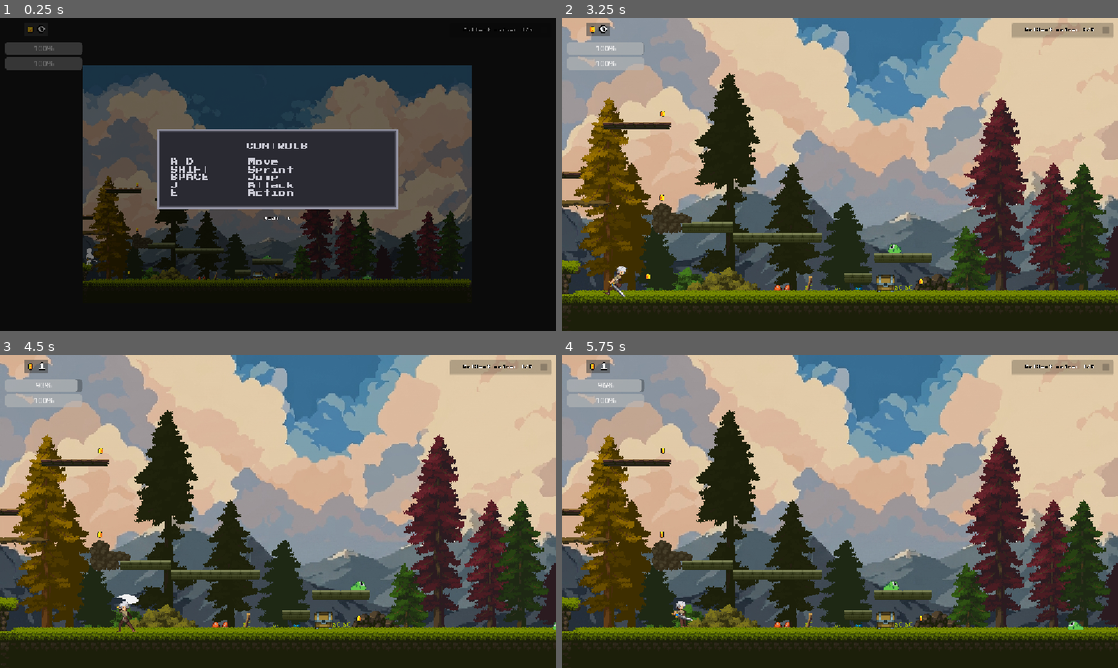
Above: before the commit, frames 1-4 (two rows, left to right).
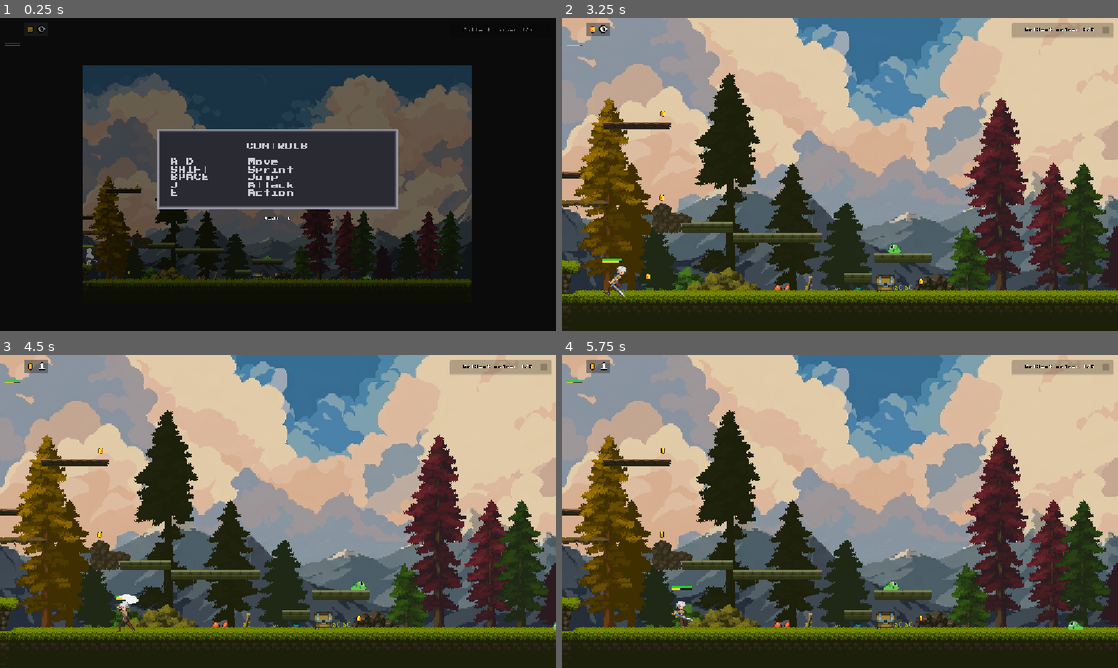
Above: after the commit, the same moments.

Repository: FoxerBN/samurai-revenge
Game: Godot game, scene res://scenes/levels/level_1.tscn
Two runs of this game, one before a commit and one after it. Both use one fixed random seed, a clock stepped at 60 frames per second and the inputs below. Sound files missing from this copy of the repository are replaced by a short silence.
Inputs:
- Up to frame 1 (0.25 s): no input
- Up to frame 2 (3.25 s): click "NEXT ▶" at 0.5 s; click "NEXT ▶" at 1.25 s; click "START" at 2 s; tap Enter (ui_accept) at 2.75 s; hold D (move_right) from 2.78 s (still down); hold Shift (sprint) from 2.78 s (still down); tap J (attack) at 2.85 s; tap Space (jump) at 3.02 s
- Up to frame 3 (4.5 s): release Shift (sprint) at 3.53 s; tap Shift (sprint) at 3.6 s; tap Space (jump) at 3.77 s; tap J (attack) at 3.8, 4.35 s; release D (move_right) at 4.28 s; hold A (move_left) from 4.28 s (still down); hold Shift (sprint) from 4.28 s (still down)
- Up to frame 4 (5.75 s): release A (move_left) at 5.03 s; release Shift (sprint) at 5.03 s; hold D (move_right) from 5.03 s (still down); tap E (interact) at 5.1 s; tap Space (jump) at 5.27 s; tap J (attack) at 5.3 s

The runs differ from the first frame. In frame 1, 1.1% of the frame differs, in the area x 0-17%, y 7-74%; in frame 2, 1.1%; in frame 3, 1.0%; in frame 4, 1.1%.

Commit message:
Update player stat bar styling

Diff:
--- a/scenes/player/player.tscn
+++ b/scenes/player/player.tscn
@@ -2,6 +2,7 @@
 
 [ext_resource type="Script" uid="uid://c1qkpevxwud8o" path="res://scripts/player.gd" id="1_75vfm"]
 [ext_resource type="Texture2D" uid="uid://coaul2cgm6inh" path="res://assets/sprites/Character/Attack-01/Attack-01-Sheet.png" id="2_0owmy"]
+[ext_resource type="PackedScene" uid="uid://uhbkqq24qki2" path="res://scenes/player/stat_bar.tscn" id="2_je7p5"]
 [ext_resource type="Texture2D" uid="uid://cya5xuoh4mgb8" path="res://assets/sprites/Character/Dead/Dead-Sheet.png" id="3_qek5x"]
 [ext_resource type="Texture2D" uid="uid://2eb7crdixdop" path="res://assets/sprites/Character/Jump-End/Jump-End-Sheet.png" id="4_5gtgg"]
 [ext_resource type="Texture2D" uid="uid://bd42jpkhyur5p" path="res://assets/sprites/Character/Idle/Idle-Sheet.png" id="5_0owmy"]
@@ -542,6 +543,12 @@
 collision_mask = 3
 script = ExtResource("1_75vfm")
 
+[node name="StatBar" parent="." unique_id=1367689428 instance=ExtResource("2_je7p5")]
+offset_left = -19.0
+offset_top = -37.0
+offset_right = 19.0
+offset_bottom = -25.0
+
 [node name="GPUParticles2D" type="GPUParticles2D" parent="." unique_id=1527154003]
 position = Vector2(1, 9)
 amount = 26
--- a/scenes/player/stat_bar.tscn
+++ b/scenes/player/stat_bar.tscn
@@ -1,25 +1,75 @@
-[gd_scene load_steps=2 format=3 uid="uid://uhbkqq24qki2"]
+[gd_scene load_steps=6 format=3 uid="uid://uhbkqq24qki2"]
 
 [ext_resource type="Script" uid="uid://xaa1aqd60lpk" path="res://scripts/ui/stat_bar.gd" id="1_stat"]
+
+[sub_resource type="StyleBoxFlat" id="StyleBoxFlat_hp_bg"]
+bg_color = Color(0.047058824, 0.07058824, 0.047058824, 0.86)
+border_width_left = 1
+border_width_top = 1
+border_width_right = 1
+border_width_bottom = 1
+border_color = Color(0.015686275, 0.023529412, 0.015686275, 1)
+corner_radius_top_left = 2
+corner_radius_top_right = 2
+corner_radius_bottom_right = 2
+corner_radius_bottom_left = 2
+anti_aliasing = false
+
+[sub_resource type="StyleBoxFlat" id="StyleBoxFlat_hp_fill"]
+bg_color = Color(0.1254902, 0.8235294, 0.19607843, 1)
+corner_radius_top_left = 2
+corner_radius_top_right = 2
+corner_radius_bottom_right = 2
+corner_radius_bottom_left = 2
+anti_aliasing = false
+
+[sub_resource type="StyleBoxFlat" id="StyleBoxFlat_stamina_bg"]
+bg_color = Color(0.08627451, 0.07058824, 0.019607844, 0.86)
+border_width_left = 1
+border_width_top = 1
+border_width_right = 1
+border_width_bottom = 1
+border_color = Color(0.023529412, 0.019607844, 0.003921569, 1)
+corner_radius_top_left = 2
+corner_radius_top_right = 2
+corner_radius_bottom_right = 2
+corner_radius_bottom_left = 2
+anti_aliasing = false
+
+[sub_resource type="StyleBoxFlat" id="StyleBoxFlat_stamina_fill"]
+bg_color = Color(1, 0.8235294, 0.101960786, 1)
+corner_radius_top_left = 2
+corner_radius_top_right = 2
+corner_radius_bottom_right = 2
+corner_radius_bottom_left = 2
+anti_aliasing = false
 
 [node name="StatBar" type="Control" unique_id=1367689428]
 layout_mode = 3
 anchors_preset = 0
 offset_left = 10.0
 offset_top = 50.0
-offset_right = 170.0
-offset_bottom = 90.0
+offset_right = 68.0
+offset_bottom = 67.0
 script = ExtResource("1_stat")
 
 [node name="VBoxContainer" type="VBoxContainer" parent="." unique_id=709391145]
 layout_mode = 0
 offset_right = 160.0
-offset_bottom = 40.0
+offset_bottom = 50.0
+scale = Vector2(0.195, 0.195)
+alignment = 1
+
+[node name="HPBar" type="ProgressBar" parent="VBoxContainer" unique_id=1405640152]
+custom_minimum_size = Vector2(160, 14)
+layout_mode = 2
+theme_override_styles/background = SubResource("StyleBoxFlat_hp_bg")
+theme_override_styles/fill = SubResource("StyleBoxFlat_hp_fill")
+show_percentage = false
 
 [node name="StaminaBar" type="ProgressBar" parent="VBoxContainer" unique_id=155772968]
 custom_minimum_size = Vector2(160, 14)
 layout_mode = 2
-
-[node name="HPBar" type="ProgressBar" parent="VBoxContainer" unique_id=1405640152]
-custom_minimum_size = Vector2(160, 14)
-layout_mode = 2
+theme_override_styles/background = SubResource("StyleBoxFlat_stamina_bg")
+theme_override_styles/fill = SubResource("StyleBoxFlat_stamina_fill")
+show_percentage = false
--- a/scripts/player.gd
+++ b/scripts/player.gd
@@ -23,7 +23,8 @@
 const MAX_HP = 100                            # plné zdravie hráča (žaba dáva 20 = 5 zásahov)
 const MAX_STAMINA = 100.0
 const SPRINT_STAMINA_COST = 10.0              # koľko staminy zoberie 1 sekunda sprintu
-const ATTACK_STAMINA_COST = 5.0               # koľko staminy zoberie jeden útok mečom
+const ATTACK_STAMINA_COST = 12.0              # koľko staminy zoberie jeden útok mečom
+const STAMINA_REGEN_DELAY = 1.5               # koľko sekúnd po použití staminy sa čaká na doplnenie
 const STAMINA_REGEN = 20.0                    # koľko staminy sa doplní za 1 sekundu
 const HP_REGEN_DELAY = 3.0                    # koľko sekúnd po zásahu sa čaká na liečenie
 const HP_REGEN_RATE = 10.0                    # koľko HP sa doplní za 1 sekundu
@@ -43,6 +44,7 @@
 var stamina = MAX_STAMINA                    # aktuálna stamina hráča
 var hit_stun_time = 0.0                      # zostávajúci čas omráčenia po zásahu (aj i-frames)
 var hp_regen_delay_left = 0.0                # kým je > 0, HP sa ešte nedobíja
+var stamina_regen_delay_left = 0.0           # kým je > 0, stamina sa ešte nedobíja
 
 # Dvojskok (z lektvaru): kým beží časovač, vo vzduchu môžeš skočiť ešte raz.
 var double_jump_time_left = 0.0              # koľko sekúnd je dvojskok ešte aktívny
@@ -134,6 +136,7 @@
 	# Útok
 	if Input.is_action_just_pressed("attack") and not is_attacking and stamina >= ATTACK_STAMINA_COST:
 		stamina = max(0.0, stamina - ATTACK_STAMINA_COST)
+		stamina_regen_delay_left = STAMINA_REGEN_DELAY
 		stamina_changed.emit(stamina, MAX_STAMINA)
 		attack()
 
@@ -145,7 +148,11 @@
 	var previous_stamina = stamina
 	if is_sprinting:
 		stamina = max(0.0, stamina - SPRINT_STAMINA_COST * delta)
+		stamina_regen_delay_left = STAMINA_REGEN_DELAY
 	else:
+		if stamina_regen_delay_left > 0.0:
+			stamina_regen_delay_left = max(0.0, stamina_regen_delay_left - delta)
+			return
 		stamina = min(MAX_STAMINA, stamina + STAMINA_REGEN * delta)
 
 	if stamina != previous_stamina:
